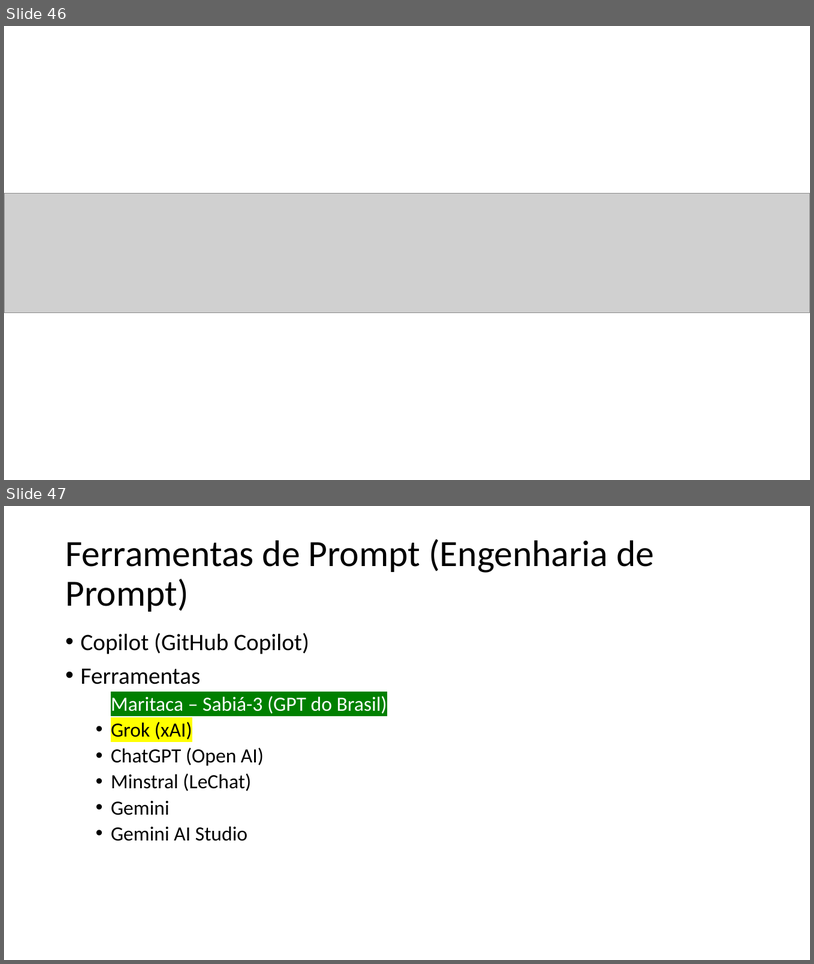
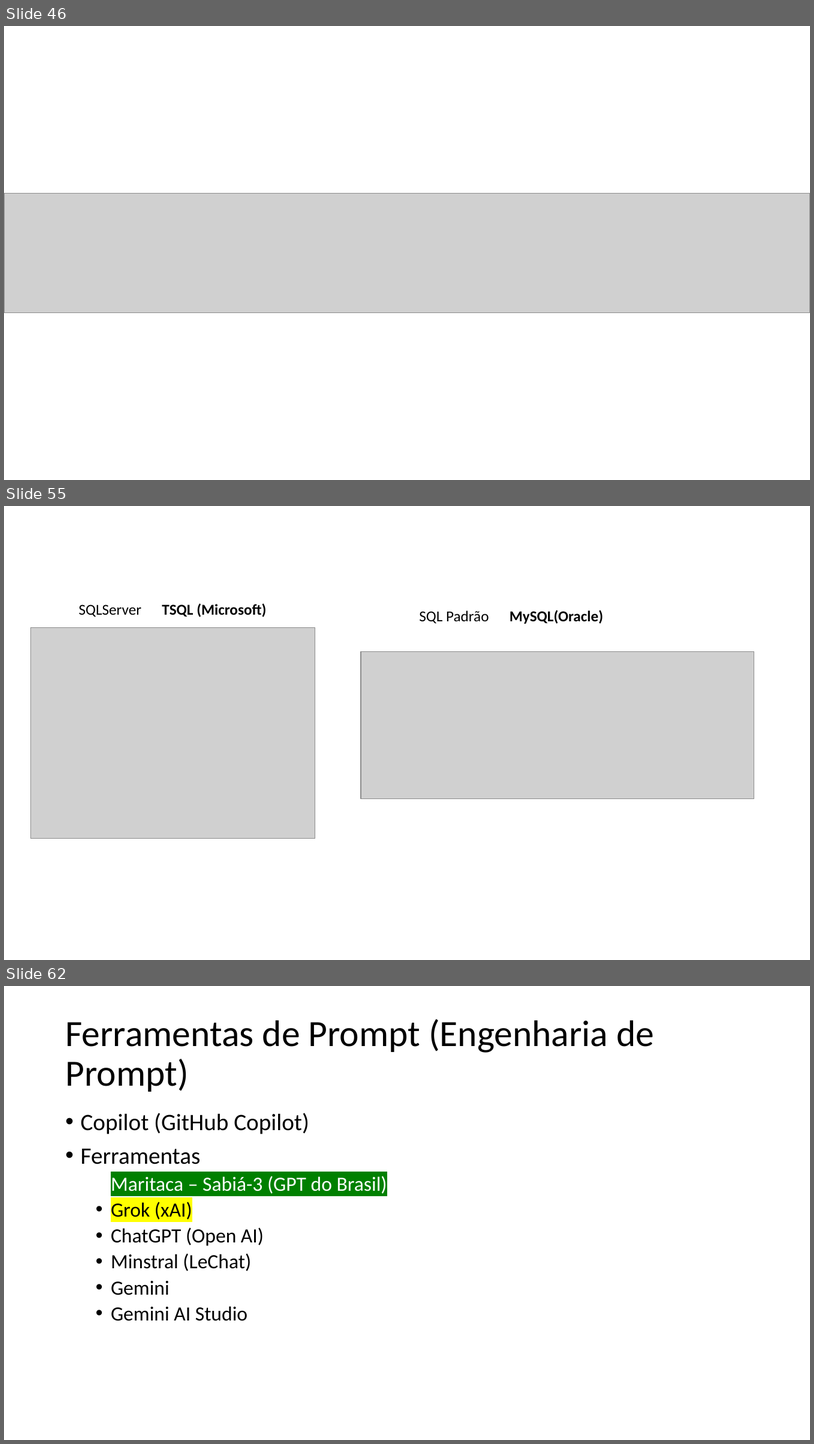
Before and after one commit to romulodf-cesar/etl_senso2015, a slide deck: Git e GitHub.pptx. Shown one above the other, each under a label of ours: slides 46 and 47 before the commit, slides 46, 55 and 62 after it; the slides between them are not shown. The pictures are 814x964 and 814x1444 pixels, drawn with LibreOffice and Linux fonts; fonts in the diff are those of the drawing; grey boxes stand for pictures. Boxes give left, top, right and bottom in pixels: in the first picture for what was removed or moved away, otherwise in the second. Text is boxed around its words. In the diff, an @@ line names an element or a change of style, - is before the commit and + after.

```diff
--- a/Git e GitHub.pptx
+++ b/Git e GitHub.pptx
@@ slide 55 added at [4, 506, 810, 960], background #FFFFFF @@
@@ text added at [79, 603, 266, 617], 18 pt, text #000000, bold @@
+SQLServer TSQL (Microsoft)
@@ text added at [419, 610, 603, 624], 18 pt, text #000000, bold @@
+SQL Padrão MySQL(Oracle)
@@ picture added at [31, 628, 315, 838] @@
@@ picture added at [361, 651, 754, 798] @@
@@ what was slide 47 is now slide 62 @@
```
Also in this commit, not shown: 14 other slides added, 4 other files.
